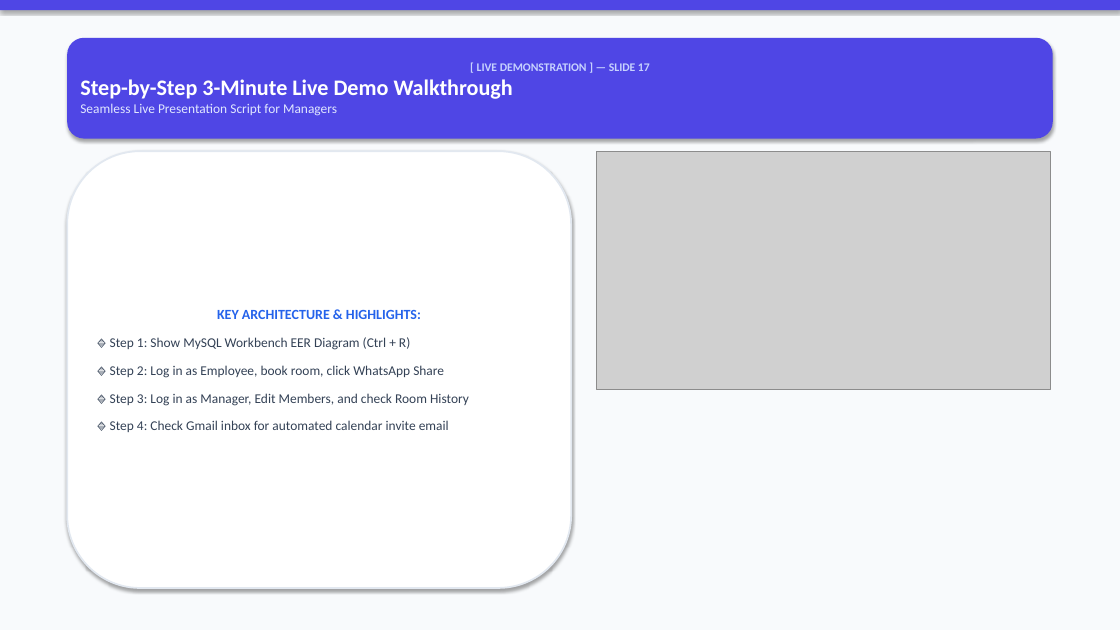
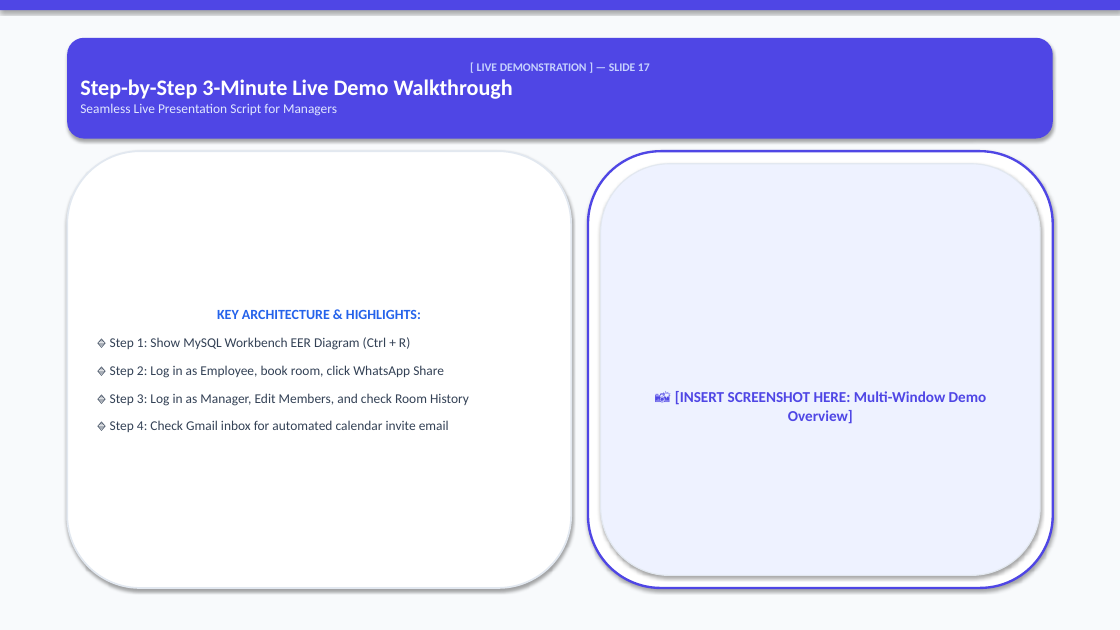
Before and after one commit to VishalMishraCSE/meeting-room-booking-system, a slide deck: slide 17 of document/PRESENTATION_DECK_SLIDES.pptx. Drawn at 1120x630 pixels with LibreOffice and Linux fonts; fonts in the diff are those of the drawing; grey boxes stand for pictures. Boxes give left, top, right and bottom in pixels: in the first picture for what was removed or moved away, otherwise in the second. Text is boxed around its words. In the diff, an @@ line names an element or a change of style, - is before the commit and + after.

Commit message:
docs: restore original presentation deck format with custom screenshot placeholder frame cards on every slide

```diff
--- a/document/PRESENTATION_DECK_SLIDES.pptx
+++ b/document/PRESENTATION_DECK_SLIDES.pptx
@@ rounded rectangle added at [588, 151, 1053, 588], fill #FFFFFF, outline #4F46E5 2 pt @@
@@ picture removed at [597, 151, 1050, 390] @@
@@ rounded rectangle added at [601, 164, 1040, 576], fill #EEF2FF, outline #E2E8F0 1 pt, 13 pt, text #4F46E5, bold @@
+📸 [INSERT SCREENSHOT HERE: Multi-Window Demo Overview]
```
Also in this commit, not shown: 17 other slides changed.
